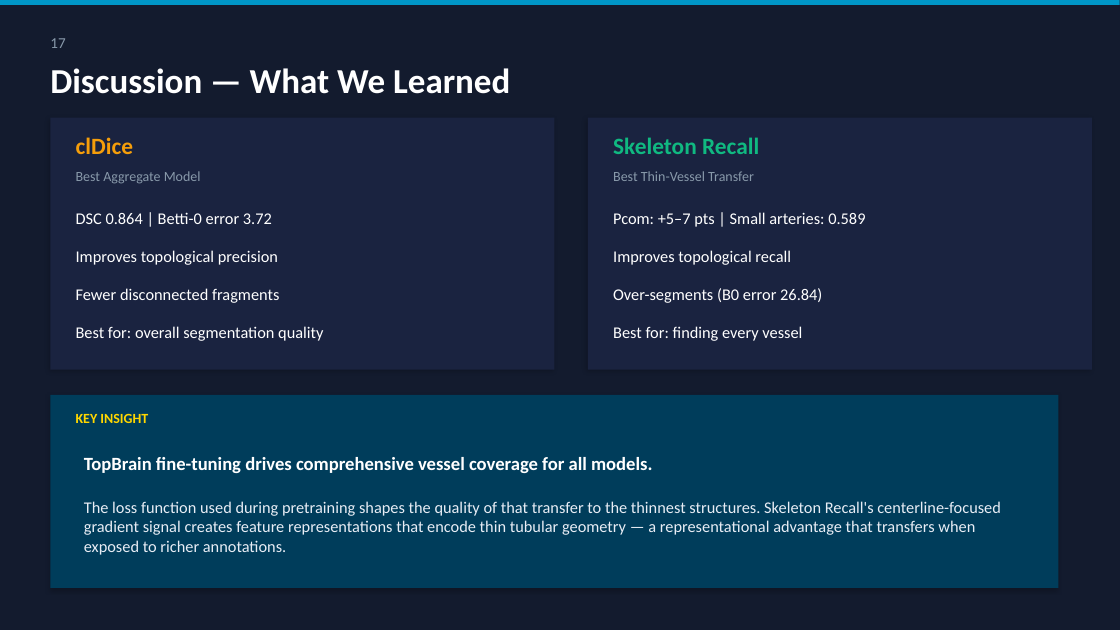
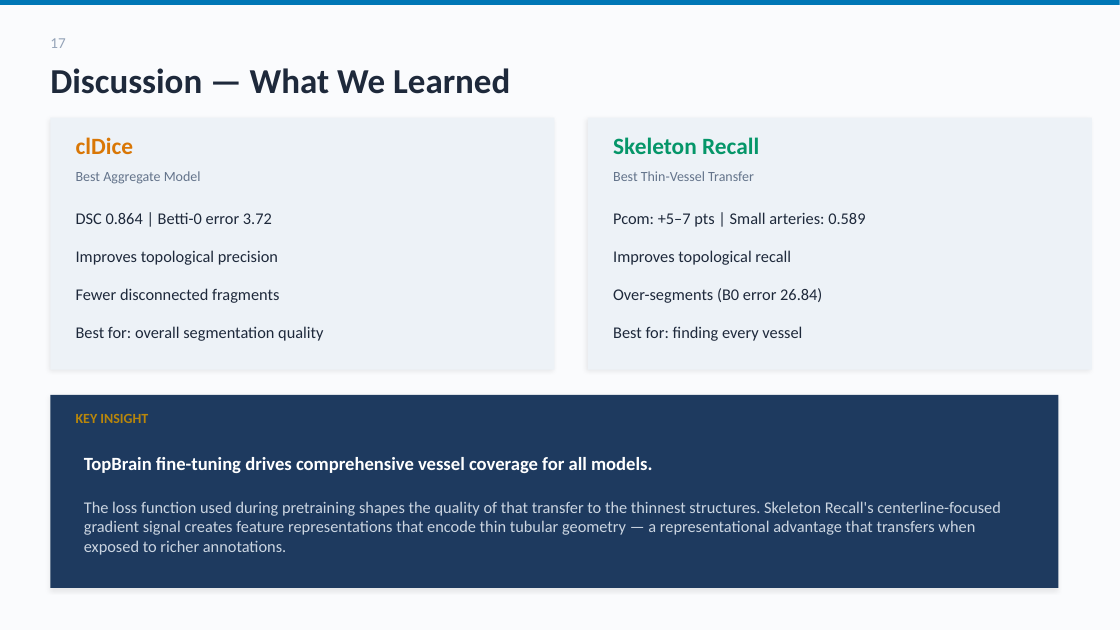
Before and after one commit to SamihAmer/Deep-Learning-for-Computer-Vision, a slide deck: slide 18 of vessel_seg_v2/CTA Seg V2/report/presentation_v2.pptx. Drawn at 1120x630 pixels with LibreOffice and Linux fonts; fonts in the diff are those of the drawing. Boxes give left, top, right and bottom in pixels: in the first picture for what was removed or moved away, otherwise in the second. Text is boxed around its words. In the diff, an @@ line names an element or a change of style, - is before the commit and + after.

```diff
--- a/vessel_seg_v2/CTA Seg V2/report/presentation_v2.pptx
+++ b/vessel_seg_v2/CTA Seg V2/report/presentation_v2.pptx
@@ background #131B2E to #FAFBFD @@
@@ rectangle at (0, 0, 1120, 5): fill #0096C7 to #0077B6 @@
@@ text "17" at (50, 38, 65, 48): text colour #8899AA to #94A3B8 @@
@@ rectangle at (50, 118, 555, 370): fill #1A2340 to #EDF2F7; shadow changed @@
@@ rectangle at (588, 118, 1092, 370): fill #1A2340 to #EDF2F7; shadow changed @@
@@ text "clDice" at (76, 137, 133, 154): text colour #F59E0B to #D97706 @@
@@ text "Skeleton Recall" at (613, 137, 759, 154): text colour #10B981 to #059669 @@
@@ text "Best Aggregate Model" at (76, 171, 201, 184): text colour #8899AA to #64748B @@
@@ text "Best Thin-Vessel Transfer" at (613, 171, 754, 181): text colour #8899AA to #64748B @@
@@ text colour #FFFFFF to #1E293B in 9 elements at (50, 68, 510, 94), (76, 212, 272, 224), (76, 250, 278, 265), (76, 288, 279, 303), (76, 326, 323, 341), (613, 212, 865, 227), (613, 250, 791, 265), (613, 288, 822, 303), (613, 326, 802, 341) @@
@@ rectangle at (50, 395, 1059, 588): fill #003D5B to #1E3A5F; shadow changed @@
@@ text "KEY INSIGHT" at (76, 414, 148, 423): text colour #FFD700 to #B8860B @@
@@ text at (84, 501, 1001, 555): text colour #E8EDF5 to #CBD5E1 in "The loss function used during pretraining shapes ..." @@
```
Also in this commit, not shown: 20 other slides changed, 14 other files.
